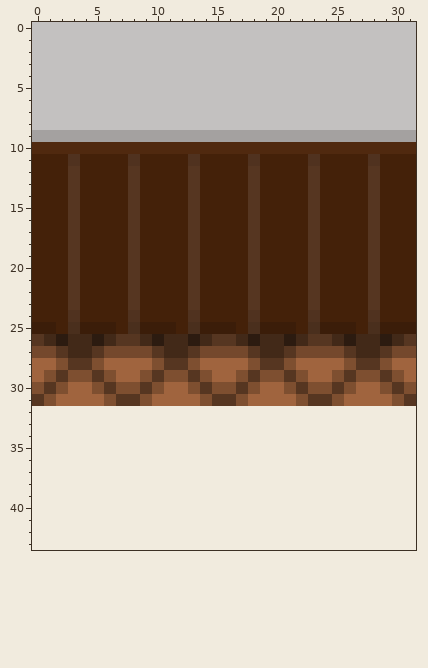
File history of a pixel-art sprite, Scenes/Station/Environment/Floor_Tile.png. Above is the file before it was changed.
The file is 32x32 pixels. Colours within 5 levels of each other are drawn and written as one. Shown: x 0..31, y 0..43. The old version is drawn lined up with the new one, on the new canvas.
And afterwards:
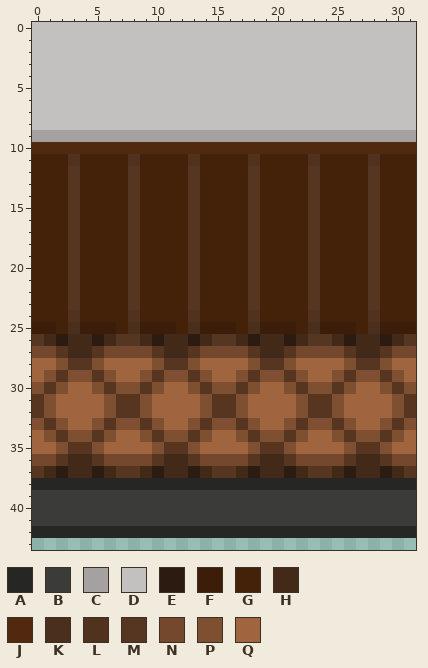
Palette (. is transparent): A #262625  B #3b3b3a  C #a4a1a0  D #c3c1c0  E #2c1b10  F #3b1d09  G #442109  H #422918  J #50290f  K #4a2f1d  L #50321f  M #563621  N #74482c  P #7e4f30  Q #a0643e
Change:
canvas 32x32 -> 32x64
y 32: x 0..31 ................................ -> MPQQQQPMMPQQQQPMMPQQQQPMMPQQQQPM
y 33: x 0..31 ................................ -> PMPQQPMPPMPQQPMPPMPQQPMPPMPQQPMP
y 34: x 0..31 ................................ -> QPMPPMPQQPMPPMPQQPMPPMPQQPMPPMPQ
y 35: x 0..31 ................................ -> QQPMMPQQQQPMMPQQQQPMMPQQQQPMMPQQ
y 36: x 0..31 ................................ -> NNMHHMNNNNMHHMNNNNMHHMNNNNMHHMNN
y 37: x 0..31 ................................ -> MHEHHEHMMHEHHEHMMHEHHEHMMHEHHEHM
y 38: x 0..31 ................................ -> AAAAAAAAAAAAAAAAAAAAAAAAAAAAAAAA
y 39..41: x 0..31 ................................ -> BBBBBBBBBBBBBBBBBBBBBBBBBBBBBBBB
y 42: x 0..31 ................................ -> AAAAAAAAAAAAAAAAAAAAAAAAAAAAAAAA
Pixel boxes of the changes (left, top, right, bottom) in both pictures:
added: (32, 406, 416, 538)
